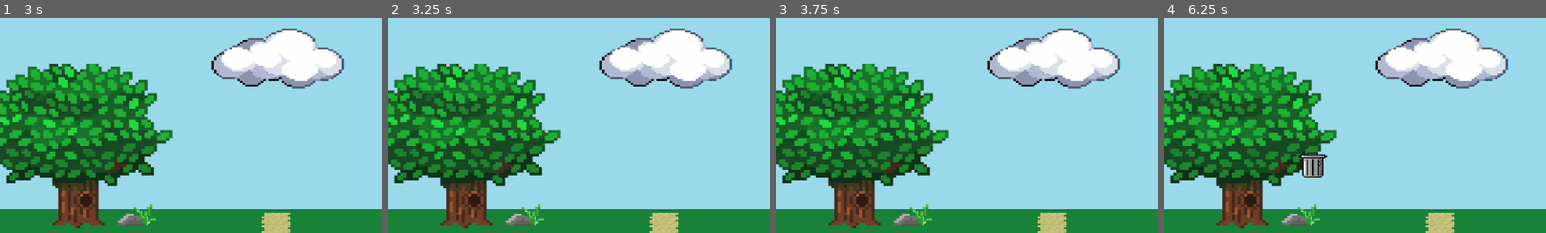
Above: before the commit, frames 1-4 (left to right).
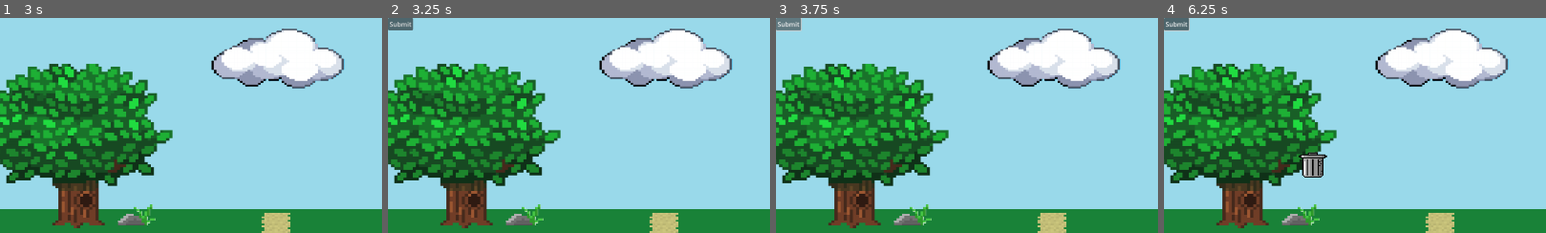
Above: after the commit, the same moments.

Repository: SkinnyJeansPear/PX-Group-2-Repo
Game: Godot game, scene res://Scenes/main_menu.tscn
Two runs of this game, one before a commit and one after it. Both use one fixed random seed, a clock stepped at 60 frames per second and the inputs below.
Inputs (mouse positions are % of the whole screen's width and height, from its top left):
- Up to frame 1 (3 s): click "Tutorial" at 0.5 s; tap Enter at 1.25 s; drag from (74, 66) to (60, 28) at 1.27 s; drag from (53, 48) to (45, 70) at 2.02 s; move the mouse to (4, 90) at 2.77 s; click (4, 90) at 2.92 s
- Up to frame 2 (3.25 s): no input
- Up to frame 3 (3.75 s): click (2, 1) at 3.5 s, where only the run after the commit has a clickable "Submit"
- Up to frame 4 (6.25 s): click (2, 1) at 4.25 s, where only the run after the commit has a clickable "Submit"; click (2, 1) at 5 s, where only the run after the commit has a clickable "Submit"; tap Space at 5.75 s; drag from (11, 90) to (20, 35) at 5.77 s
The pictures show only the part of the screen within x 0-50%, y 0-50%; the shares and areas given below are measured in that part.

Frame 1 is identical in both runs. In frame 2, 0.4% of the frame differs, in the area x 0-7%, y 0-6%; in frame 3, 0.4%, in the area x 0-7%, y 0-7%; in frame 4, 0.4%.

Commit message:
Points system and submit button added

Diff:
--- a/Scenes/Levels/Tutorial.tscn
+++ b/Scenes/Levels/Tutorial.tscn
@@ -1,10 +1,11 @@
-[gd_scene load_steps=17 format=4 uid="uid://cglcu0uv4k7rt"]
+[gd_scene load_steps=18 format=4 uid="uid://cglcu0uv4k7rt"]
 
 [ext_resource type="Script" uid="uid://jmx2gia1u6cy" path="res://Scripts/game_manager.gd" id="1_356um"]
 [ext_resource type="Texture2D" uid="uid://gm10fsxw7gd6" path="res://Object Design/Trashbag.png" id="2_356um"]
 [ext_resource type="Texture2D" uid="uid://c7kr53yt2vjvf" path="res://Backgrounds/Suburban Park.png" id="3_mviin"]
 [ext_resource type="Script" uid="uid://brkth37eoghxi" path="res://Scripts/garbage.gd" id="3_v6tyg"]
 [ext_resource type="Texture2D" uid="uid://b1v6uul702t07" path="res://Object Design/Alchoholic Glass Bottle.png" id="4_u3mja"]
+[ext_resource type="Script" uid="uid://lnhkypl3jwwn" path="res://Scenes/Levels/submit_button.gd" id="5_4rdjy"]
 [ext_resource type="Texture2D" uid="uid://bbsbys4jklfvc" path="res://Assests/Grid.png" id="6_egla1"]
 [ext_resource type="Texture2D" uid="uid://bv07x5ibjjcuw" path="res://Assests/New Piskel-1.png (2).png" id="7_u3mja"]
 [ext_resource type="Texture2D" uid="uid://457yyut3tl7l" path="res://Object Design/Lamp Post.png" id="7_v6tyg"]
@@ -57,6 +58,12 @@
 expand_mode = 1
 script = ExtResource("3_v6tyg")
 
+[node name="SubmitButton" type="Button" parent="CanvasLayer"]
+offset_right = 8.0
+offset_bottom = 8.0
+text = "Submit"
+script = ExtResource("5_4rdjy")
+
 [node name="Background" type="TextureRect" parent="."]
 offset_right = 1920.0
 offset_bottom = 1080.0
--- /dev/null
+++ b/Scenes/Levels/submit_button.gd
@@ -0,0 +1,13 @@
+extends Button
+
+@onready var game_manager = get_tree().get_root().get_node("Main/GameManager")
+
+func _ready():
+	self.text = "Submit"
+	self.visible = false  # Initially hidden until at least one object is placed
+
+func _on_SubmitButton_pressed():
+	if game_manager and not game_manager.score_submitted:
+		game_manager.submit_score()
+		self.disabled = true
+		self.text = "Submitted"
--- a/Scripts/game_manager.gd
+++ b/Scripts/game_manager.gd
@@ -2,11 +2,67 @@
 
 var drag_scales = {
 	"lamp": Vector2(1.5, 1.5),
-	"trashcan": Vector2(0.8,0.8)
+	"trashcan": Vector2(0.8, 0.8)
 }
 
-var placed_objects: Dictionary = {}
+var placed_objects: Dictionary = {}  # key: object (TextureRect), value: position (Vector2)
 
 var fence_line_start: Vector2 = Vector2(0, 360)
 var fence_line_end: Vector2 = Vector2(1800, 360)
 var fence_segment_spacing: int = 128
+
+# Target data
+var target_positions = {
+	"lamp": [
+		Vector2(325, 265),
+		Vector2(525, 450)
+	]
+}
+var trash_position = Vector2(1000, 600)
+var trash_radius = 100
+
+var score = 0
+var score_submitted = false
+
+func submit_score():
+	if score_submitted:
+		return
+	score = evaluate_score()
+	score_submitted = true
+	show_score()
+
+func evaluate_score() -> int:
+	var total_score = 0
+	for obj in placed_objects.keys():
+		var obj_pos: Vector2 = placed_objects[obj]
+		var is_safe = obj.has_meta("is_safe") and obj.get_meta("is_safe")
+		var obj_name = obj.name.to_lower()
+
+		if is_safe:
+			var targets = target_positions.get(obj_name, [])
+			var matched = false
+			for target_pos in targets:
+				if obj_pos.distance_to(target_pos) < 100:
+					total_score += 10
+					matched = true
+					break
+			if not matched:
+				total_score += 0  # Safe object in wrong place = 0 points
+		else:
+			if obj_pos.distance_to(trash_position) < trash_radius:
+				total_score += 10  # Unsafe object placed in trash
+			else:
+				total_score -= 10  # Unsafe object placed elsewhere
+	return total_score
+
+func show_score():
+	var popup = Popup.new()
+	add_child(popup)
+	popup.popup_centered()
+	popup.set_size(Vector2(300, 150))
+
+	var label = Label.new()
+	label.text = "Your Score: %d" % score
+	label.set_position(Vector2(50, 50))
+	label.set_scale(Vector2(2, 2))
+	popup.add_child(label)
--- a/Scripts/object.gd
+++ b/Scripts/object.gd
@@ -11,8 +11,8 @@
 @export var max_count: int = 3
 var current_count: int = 0
 
-
 @export var object_scale: Vector2 = Vector2(1.0, 1.0)
+@export var is_safe: bool = true  # <--- Added: define object safety for scoring
 
 @onready var game_manager: Node = $"../../../../../GameManager"
 @onready var drag_layer: Control = get_tree().get_root().get_node("Main/CanvasLayer/DragLayer")
@@ -39,7 +39,6 @@
 	if dragging and drag_sprite:
 		drag_sprite.global_position = get_global_mouse_position() - offset
 
-
 func slide_nav_bar(hide: bool):
 	var start_pos = nav_bar.position
 	var end_pos: Vector2
@@ -64,10 +63,18 @@
 	drag_sprite.z_index = 1000
 	drag_sprite.scale = object_scale
 
+	# Store safety type in metadata for scoring
+	drag_sprite.set_meta("is_safe", is_safe)
+	drag_sprite.set_meta("origin_object", self)  # Track source object if needed
+
 	await get_tree().process_frame
 	slide_nav_bar(true)
 
 func end_drag():
+	var submit_btn = get_tree().get_root().get_node("Main/CanvasLayer/SubmitButton")
+	if submit_btn and not submit_btn.visible:
+		submit_btn.visible = true
+
 	dragging = false
 	if not drag_sprite:
 		return
@@ -83,7 +90,6 @@
 		drag_sprite.scale = object_scale
 		current_count += 1
 		check_availability()
-		# Debug print to track placement
 		print("Placed:", name, "at position:", drag_sprite.global_position)
 
 	drag_sprite = null
Not shown, added: Scenes/Levels/submit_button.gd.uid
